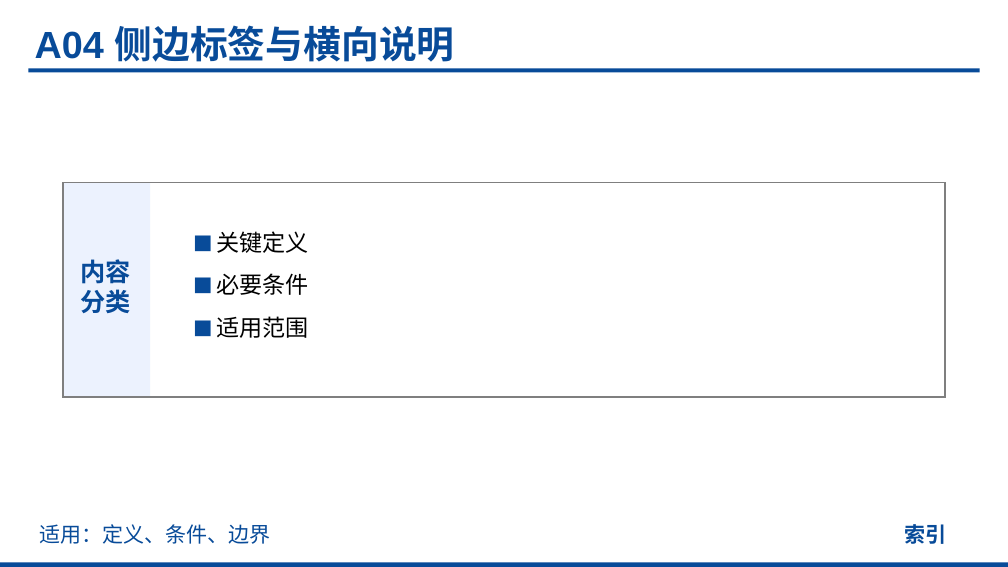
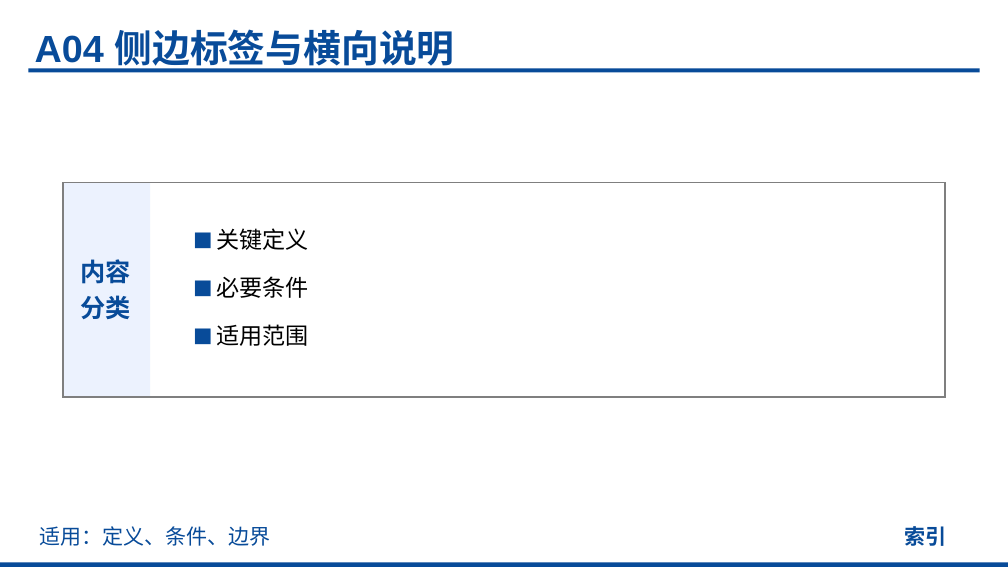
Before and after one commit to realihang/academic-ppt-skill, a slide deck: slide 9 of assets/element-reference.pptx. Drawn at 1008x567 pixels with LibreOffice and Linux fonts; fonts in the diff are those of the drawing. Boxes give left, top, right and bottom in pixels: in the first picture for what was removed or moved away, otherwise in the second. Text is boxed around its words. In the diff, an @@ line names an element or a change of style, - is before the commit and + after.

```diff
--- a/assets/element-reference.pptx
+++ b/assets/element-reference.pptx
@@ line spacing 1 to 1.2 in 5 elements at <box>81,259,131,319</box>, <box>216,228,308,346</box>, <box>35,24,454,73</box>, <box>39,526,270,546</box>, <box>904,526,946,546</box> @@
```
Also in this commit, not shown: 113 other slides changed, 9 other files.
